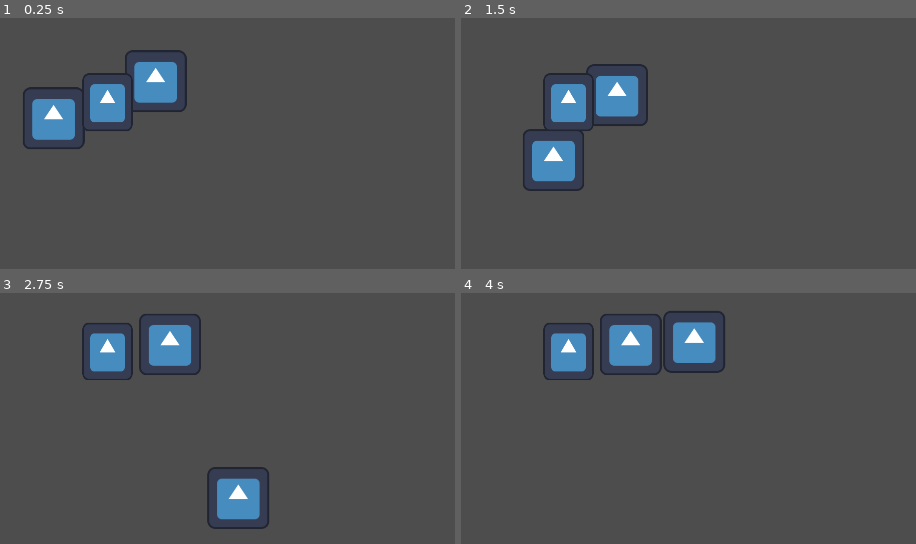
Above: before the commit, frames 1-4 (two rows, left to right).
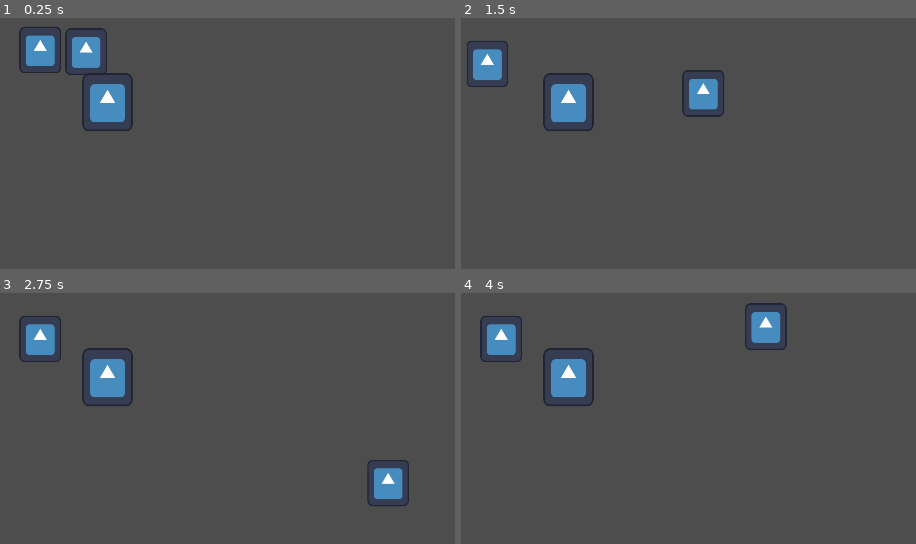
Above: after the commit, the same moments.

Repository: skycatminepokie/hackusu-25
Game: Godot game, scene res://Scenes/world.tscn
The game is run twice, just before and just after one commit, with the same random seed, the same clock (stepped at 60 frames per second) and the same inputs. The engine's default icon, where the game draws it, is replaced by a stand-in: a white triangle on a blue panel in a dark square.
Inputs:
- Up to frame 1 (0.25 s): no input
- Up to frame 2 (1.5 s): tap Enter at 0.5 s; hold D (Right) 0.53-1.28 s; tap K (Down2) at 0.6 s; hold S (Down) from 1.28 s (still down); tap J (Left2) at 1.35 s
- Up to frame 3 (2.75 s): release S (Down) at 2.03 s; hold D (Right) from 2.03 s (still down); tap L (Right2) at 2.1 s
- Up to frame 4 (4 s): release D (Right) at 2.78 s; hold W (Up) 2.78-3.53 s; tap I (Up2) at 2.85 s; hold A (Left) from 3.53 s (still down); tap K (Down2) at 3.6 s

The runs differ from the first frame. In frame 1, 5.9% of the frame differs, in the area x 4-42%, y 3-53%; in frame 2, 5.7%; in frame 3, 8.0%; in frame 4, 8.0%, in the area x 4-72%, y 3-46%.

Commit message:
got done fixing all tiles

Diff:
--- a/Scenes/Levels/level3.tscn
+++ b/Scenes/Levels/level3.tscn
@@ -10,7 +10,6 @@
 [ext_resource type="PackedScene" uid="uid://c1utp0s4478i6" path="res://Scenes/Buttons/greenButton.tscn" id="8_pctbq"]
 [ext_resource type="PackedScene" uid="uid://crcexaobx5lhm" path="res://Scenes/Buttons/redButton.tscn" id="9_v6sus"]
 [ext_resource type="PackedScene" uid="uid://bf3m1gtwvtkc7" path="res://Scenes/player.tscn" id="10_rbibl"]
-[ext_resource type="PackedScene" uid="uid://xqmb1lepx0tp" path="res://Scenes/player2.tscn" id="11_py6x8"]
 
 [sub_resource type="TileSetScenesCollectionSource" id="TileSetScenesCollectionSource_vao37"]
 resource_name = "Components"
@@ -24,10 +23,10 @@
 sources/0 = SubResource("TileSetScenesCollectionSource_vao37")
 
 [sub_resource type="RectangleShape2D" id="RectangleShape2D_dn8iq"]
-size = Vector2(165, 670)
+size = Vector2(165, 1129.75)
 
 [sub_resource type="RectangleShape2D" id="RectangleShape2D_8rb5g"]
-size = Vector2(977.5, 124)
+size = Vector2(2123.75, 124)
 
 [node name="Level3" type="Node2D"]
 
@@ -57,42 +56,41 @@
 [node name="Button6" parent="." instance=ExtResource("9_v6sus")]
 position = Vector2(496, 144)
 
-[node name="Player" parent="." instance=ExtResource("10_rbibl")]
-position = Vector2(110, 15)
-
-[node name="Player2" parent="." instance=ExtResource("11_py6x8")]
-position = Vector2(-108, 8)
-
 [node name="Camera2D" type="Camera2D" parent="."]
 position = Vector2(0, -5)
-zoom = Vector2(2, 2)
 
 [node name="StaticBody2D" type="StaticBody2D" parent="Camera2D"]
 
 [node name="CollisionShape2D" type="CollisionShape2D" parent="Camera2D/StaticBody2D"]
-position = Vector2(-564, 26)
+position = Vector2(-1042, 0.875)
 shape = SubResource("RectangleShape2D_dn8iq")
 
 [node name="StaticBody2D2" type="StaticBody2D" parent="Camera2D"]
 position = Vector2(-549.557, -643.712)
 
 [node name="CollisionShape2D" type="CollisionShape2D" parent="Camera2D/StaticBody2D2"]
-position = Vector2(1114.56, 688.712)
+position = Vector2(1598.56, 638.962)
 shape = SubResource("RectangleShape2D_dn8iq")
 
 [node name="StaticBody2D3" type="StaticBody2D" parent="Camera2D"]
 position = Vector2(0, 13)
 
 [node name="CollisionShape2D" type="CollisionShape2D" parent="Camera2D/StaticBody2D3"]
-position = Vector2(9, -347)
+position = Vector2(81.125, -619)
 shape = SubResource("RectangleShape2D_8rb5g")
 
 [node name="StaticBody2D3" type="StaticBody2D" parent="Camera2D/StaticBody2D3"]
 position = Vector2(-183.561, 736.672)
 
 [node name="CollisionShape2D" type="CollisionShape2D" parent="Camera2D/StaticBody2D3/StaticBody2D3"]
-position = Vector2(198.811, -419.672)
+position = Vector2(188.561, -143.672)
 shape = SubResource("RectangleShape2D_8rb5g")
 
 [node name="Button7" parent="." instance=ExtResource("6_mpmlh")]
 position = Vector2(240, 80)
+
+[node name="Player" parent="." instance=ExtResource("10_rbibl")]
+position = Vector2(-306, -49)
+
+[node name="Player2" parent="." instance=ExtResource("10_rbibl")]
+position = Vector2(-421, -42)
--- a/Scenes/Walls/blueWall.tscn
+++ b/Scenes/Walls/blueWall.tscn
@@ -3,12 +3,12 @@
 [ext_resource type="Texture2D" uid="uid://c6xanxiufblck" path="res://Assets/Walls/blueWall.png" id="1_bekne"]
 
 [sub_resource type="RectangleShape2D" id="RectangleShape2D_3g4e4"]
-size = Vector2(32, 32)
+size = Vector2(120, 120)
 
 [node name="Wall" type="Node2D"]
 
 [node name="Sprite2D" type="Sprite2D" parent="."]
-position = Vector2(1.90735e-06, -1.90735e-06)
+scale = Vector2(3.75, 3.75)
 texture = ExtResource("1_bekne")
 
 [node name="StaticBody2D" type="StaticBody2D" parent="."]
--- a/Scenes/Walls/greenWall.tscn
+++ b/Scenes/Walls/greenWall.tscn
@@ -3,12 +3,12 @@
 [ext_resource type="Texture2D" uid="uid://dr24qi42rtjlr" path="res://Assets/Walls/greenWall.png" id="1_1ompp"]
 
 [sub_resource type="RectangleShape2D" id="RectangleShape2D_3g4e4"]
-size = Vector2(32, 32)
+size = Vector2(120, 120)
 
 [node name="Wall" type="Node2D"]
 
 [node name="Sprite2D" type="Sprite2D" parent="."]
-position = Vector2(1.90735e-06, -1.90735e-06)
+scale = Vector2(3.75, 3.75)
 texture = ExtResource("1_1ompp")
 
 [node name="StaticBody2D" type="StaticBody2D" parent="."]
--- a/Scenes/Walls/redWall.tscn
+++ b/Scenes/Walls/redWall.tscn
@@ -3,12 +3,12 @@
 [ext_resource type="Texture2D" uid="uid://dvt3ibi2e5pu8" path="res://Assets/Walls/redWall.png" id="1_awhld"]
 
 [sub_resource type="RectangleShape2D" id="RectangleShape2D_3g4e4"]
-size = Vector2(32, 32)
+size = Vector2(120, 120)
 
 [node name="Wall" type="Node2D"]
 
 [node name="Sprite2D" type="Sprite2D" parent="."]
-position = Vector2(1.90735e-06, -1.90735e-06)
+scale = Vector2(3.75, 3.75)
 texture = ExtResource("1_awhld")
 
 [node name="StaticBody2D" type="StaticBody2D" parent="."]
--- a/Scenes/Walls/yellowWall.tscn
+++ b/Scenes/Walls/yellowWall.tscn
@@ -3,12 +3,12 @@
 [ext_resource type="Texture2D" uid="uid://ex8am2bk4j8h" path="res://Assets/Walls/yellowWall.png" id="1_6jco5"]
 
 [sub_resource type="RectangleShape2D" id="RectangleShape2D_3g4e4"]
-size = Vector2(32, 32)
+size = Vector2(120, 120)
 
 [node name="Wall" type="Node2D"]
 
 [node name="Sprite2D" type="Sprite2D" parent="."]
-position = Vector2(1.90735e-06, -1.90735e-06)
+scale = Vector2(3.75, 3.75)
 texture = ExtResource("1_6jco5")
 
 [node name="StaticBody2D" type="StaticBody2D" parent="."]
--- a/Scenes/player.tscn
+++ b/Scenes/player.tscn
@@ -4,10 +4,9 @@
 [ext_resource type="Texture2D" uid="uid://d4j473i5dkwll" path="res://Assets/icon.svg" id="1_xy00n"]
 
 [sub_resource type="RectangleShape2D" id="RectangleShape2D_gjcjo"]
-size = Vector2(87.7787, 78.1158)
+size = Vector2(120, 120)
 
 [node name="Player" type="CharacterBody2D"]
-scale = Vector2(0.44, 0.428571)
 script = ExtResource("1_odrw6")
 
 [node name="CollisionShape2D" type="CollisionShape2D" parent="."]
@@ -16,5 +15,6 @@
 shape = SubResource("RectangleShape2D_gjcjo")
 
 [node name="Sprite2D" type="Sprite2D" parent="."]
-scale = Vector2(0.568182, 0.583334)
+position = Vector2(-1.90735e-06, 0)
+scale = Vector2(0.78125, 0.875001)
 texture = ExtResource("1_xy00n")
--- a/Scenes/player2.tscn
+++ /dev/null
@@ -1,20 +0,0 @@
-[gd_scene load_steps=4 format=3 uid="uid://xqmb1lepx0tp"]
-
-[ext_resource type="Script" path="res://Scripts/playermovement.gd" id="1_vi2hc"]
-[ext_resource type="Texture2D" uid="uid://d4j473i5dkwll" path="res://Assets/icon.svg" id="2_k8ock"]
-
-[sub_resource type="RectangleShape2D" id="RectangleShape2D_gjcjo"]
-size = Vector2(92.6065, 72.8848)
-
-[node name="Player" type="CharacterBody2D"]
-scale = Vector2(0.44, 0.428571)
-script = ExtResource("1_vi2hc")
-
-[node name="CollisionShape2D" type="CollisionShape2D" parent="."]
-position = Vector2(0, -2.38419e-07)
-scale = Vector2(0.82853, -0.955847)
-shape = SubResource("RectangleShape2D_gjcjo")
-
-[node name="Sprite2D" type="Sprite2D" parent="."]
-scale = Vector2(0.568182, 0.583334)
-texture = ExtResource("2_k8ock")
--- a/Scenes/world.tscn
+++ b/Scenes/world.tscn
@@ -1,7 +1,6 @@
-[gd_scene load_steps=6 format=3 uid="uid://d1xsbkrw11y3g"]
+[gd_scene load_steps=5 format=3 uid="uid://d1xsbkrw11y3g"]
 
 [ext_resource type="PackedScene" uid="uid://bf3m1gtwvtkc7" path="res://Scenes/player.tscn" id="1_th2ir"]
-[ext_resource type="PackedScene" uid="uid://xqmb1lepx0tp" path="res://Scenes/player2.tscn" id="2_51shq"]
 [ext_resource type="Texture2D" uid="uid://d4j473i5dkwll" path="res://Assets/icon.svg" id="2_ejpn4"]
 
 [sub_resource type="RectangleShape2D" id="RectangleShape2D_dk8tl"]
@@ -42,14 +41,12 @@
 shape = SubResource("RectangleShape2D_2ico7")
 
 [node name="Player" parent="." instance=ExtResource("1_th2ir")]
-position = Vector2(-133, 44)
-scale = Vector2(2.0416, 1.98857)
-
-[node name="Player2" parent="." instance=ExtResource("2_51shq")]
-position = Vector2(112, -45)
-scale = Vector2(2.0416, 1.98857)
+position = Vector2(-55, -116)
 
 [node name="Sprite2D" type="Sprite2D" parent="."]
 position = Vector2(-3.5, 5.5)
 scale = Vector2(0.945313, 1.08594)
 texture = ExtResource("2_ejpn4")
+
+[node name="Player2" parent="." instance=ExtResource("1_th2ir")]
+position = Vector2(-165, -120)
--- a/player2.tscn
+++ b/player2.tscn
@@ -1,13 +1,12 @@
-[gd_scene load_steps=4 format=3 uid="uid://chc2dscbdb7f5"]
+[gd_scene load_steps=4 format=3 uid="uid://cjdlingldvje4"]
 
 [ext_resource type="Script" path="res://Scripts/playermovement.gd" id="1_vi2hc"]
 [ext_resource type="Texture2D" uid="uid://d4j473i5dkwll" path="res://Assets/icon.svg" id="2_k8ock"]
 
 [sub_resource type="RectangleShape2D" id="RectangleShape2D_gjcjo"]
-size = Vector2(126, 131)
+size = Vector2(120, 120)
 
 [node name="Player" type="CharacterBody2D"]
-scale = Vector2(0.44, 0.428571)
 script = ExtResource("1_vi2hc")
 
 [node name="CollisionShape2D" type="CollisionShape2D" parent="."]
@@ -16,4 +15,6 @@
 shape = SubResource("RectangleShape2D_gjcjo")
 
 [node name="Sprite2D" type="Sprite2D" parent="."]
+position = Vector2(-1.13636, 2.33334)
+scale = Vector2(0.763494, 0.911459)
 texture = ExtResource("2_k8ock")
Not shown: 1 places in Scenes/Levels/level3.tscn that only renumber resources
